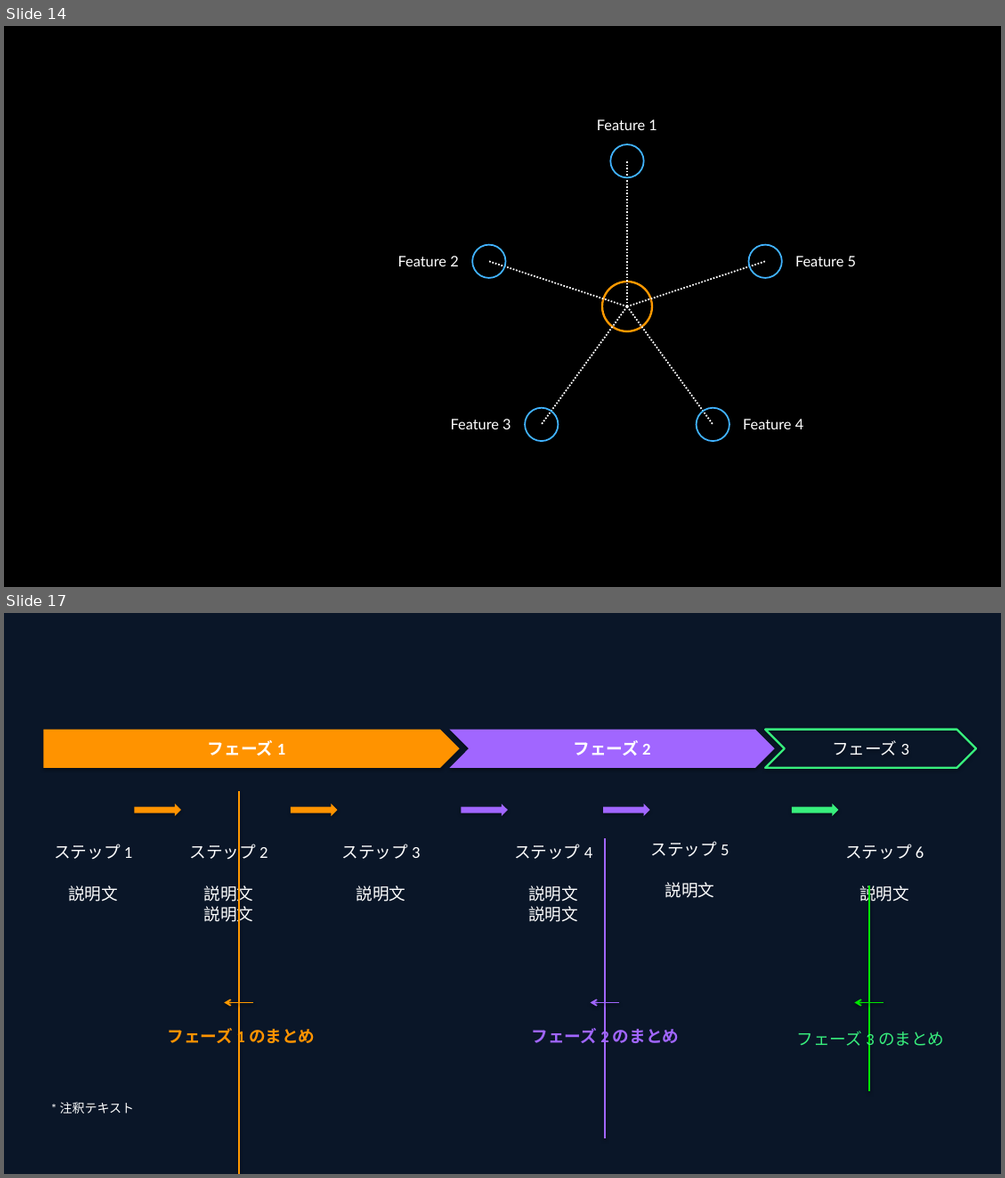
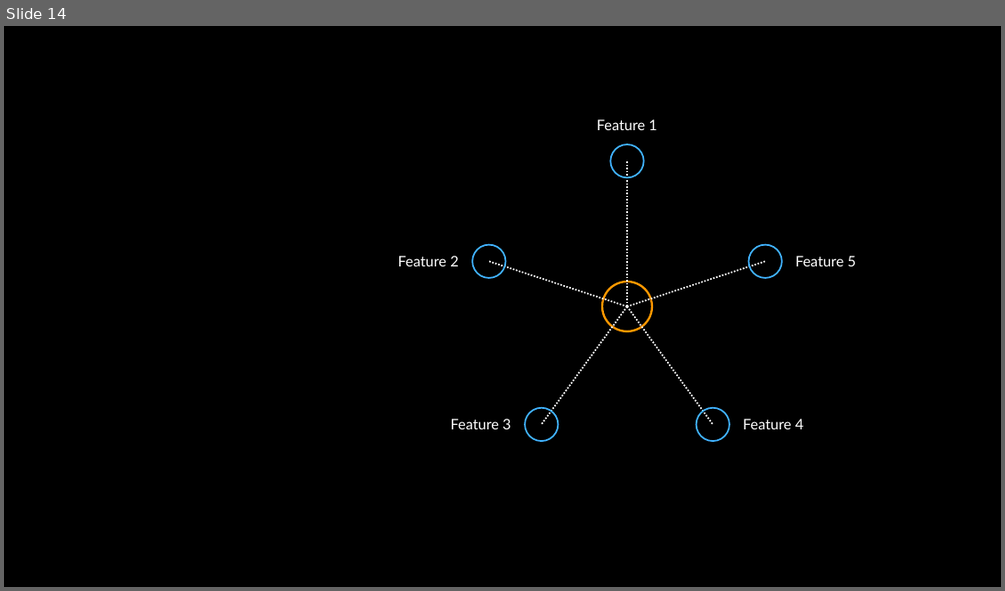
Before and after one commit to aws-samples/sample-spec-driven-presentation-maker, a slide deck: skill/references/examples/patterns.pptx. Shown one above the other, each under a label of ours: slides 14 and 17 before the commit, slide 14 after it; the slides between them are not shown. The pictures are 1005x1178 and 1005x591 pixels, drawn with LibreOffice and Linux fonts; fonts in the diff are those of the drawing. Boxes give left, top, right and bottom in pixels: in the first picture for what was removed or moved away, otherwise in the second. Text is boxed around its words. In the diff, an @@ line names an element or a change of style, - is before the commit and + after.

```diff
--- a/skill/references/examples/patterns.pptx
+++ b/skill/references/examples/patterns.pptx
@@ slide 17 removed at box(4, 613, 1001, 1174), background #0A1628 @@
@@ pentagon arrow removed at box(44, 730, 460, 768) @@
-フェーズ 1
@@ chevron removed at box(450, 730, 775, 768) @@
-フェーズ 2
@@ chevron removed at box(765, 730, 976, 768) @@
-フェーズ 3
@@ line removed from (239, 791) to (239, 1174) @@
@@ right arrow removed at box(134, 803, 180, 817) @@
@@ right arrow removed at box(291, 803, 337, 817) @@
@@ right arrow removed at box(461, 803, 507, 817) @@
@@ right arrow removed at box(603, 803, 649, 817) @@
@@ right arrow removed at box(792, 803, 838, 817) @@
@@ text removed at box(54, 844, 132, 901) @@
-ステップ 1
-説明文
@@ text removed at box(190, 841, 267, 925) @@
-ステップ 2
-説明文
-説明文
@@ text removed at box(341, 844, 420, 901) @@
-ステップ 3
-説明文
@@ text removed at box(514, 844, 592, 922) @@
-ステップ 4
-説明文
-説明文
@@ line removed from (605, 838) to (605, 1138) @@
@@ text removed at box(651, 841, 728, 898) @@
-ステップ 5
-説明文
@@ text removed at box(845, 844, 923, 905) @@
-ステップ 6
-説明文
@@ line removed from (869, 886) to (869, 1091) @@
@@ arrow removed from (253, 1003) to (224, 1003) @@
@@ arrow removed from (619, 1003) to (591, 1003) @@
@@ arrow removed from (883, 1003) to (855, 1003) @@
@@ text removed at box(168, 1028, 315, 1047) @@
-フェーズ 1 のまとめ
@@ text removed at box(532, 1028, 679, 1047) @@
-フェーズ 2 のまとめ
@@ text removed at box(797, 1030, 944, 1050) @@
-フェーズ 3 のまとめ
@@ text removed at box(60, 1102, 134, 1113) @@
-* 注釈テキスト
```
Also in this commit, not shown: 4 slides changed, 2 slides added, 1 other slide removed.
